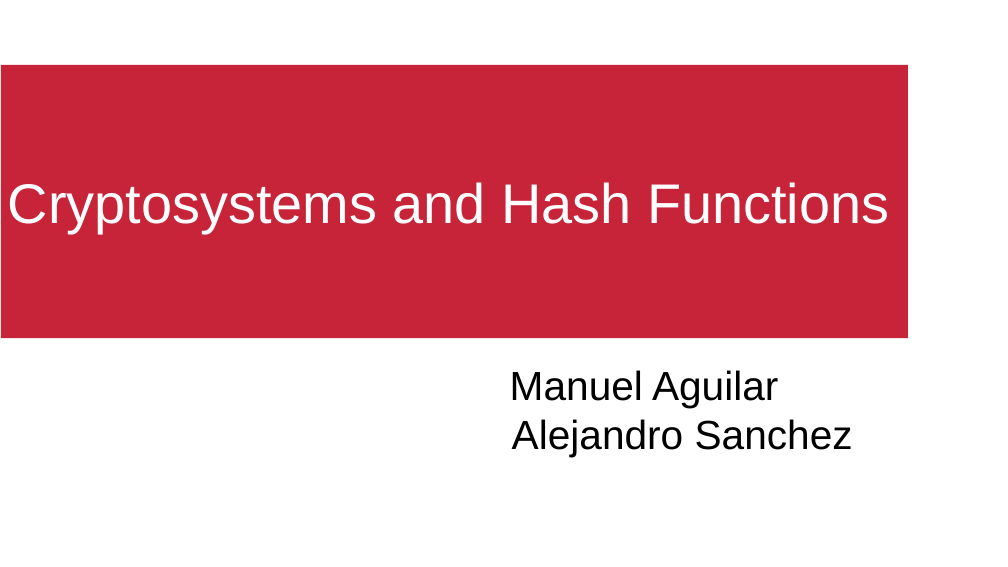
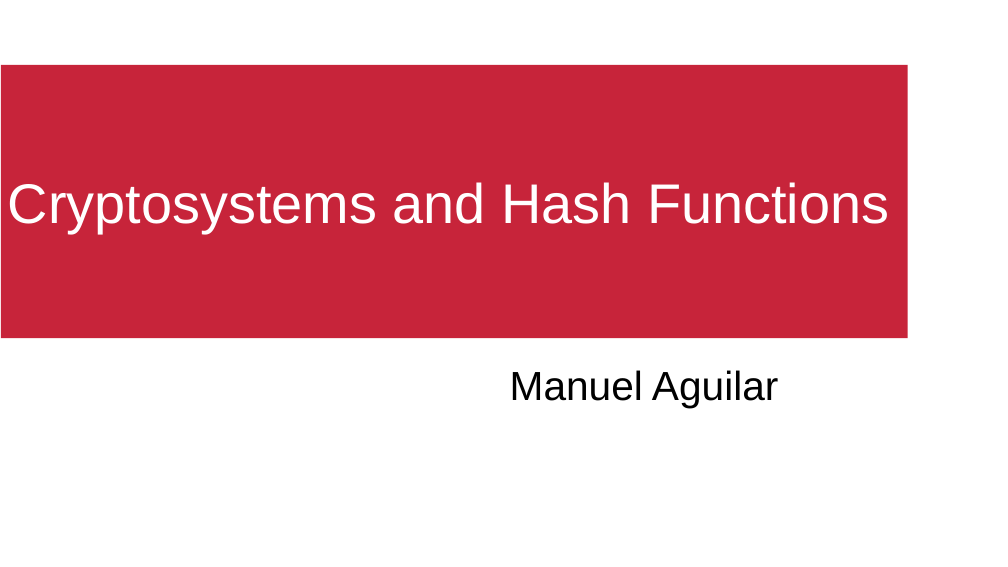
Before and after one commit to manguilar22/DiscreteMath, a slide deck: slide 1 of final.pptx. Drawn at 1008x567 pixels with LibreOffice and Linux fonts; fonts in the diff are those of the drawing; background and template pictures are left out. Boxes give left, top, right and bottom in pixels: in the first picture for what was removed or moved away, otherwise in the second. Text is boxed around its words. In the diff, an @@ line names an element or a change of style, - is before the commit and + after.

```diff
--- a/final.pptx
+++ b/final.pptx
@@ text at box(512, 419, 853, 457): paragraph removed @@
-Alejandro Sanchez
```
Also in this commit, not shown: 1 other slide changed, 6 other files.
